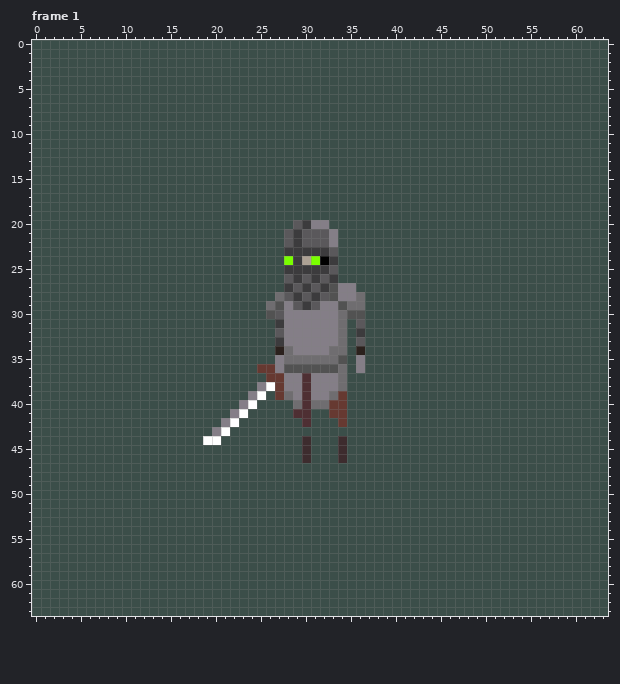
One commit to this pixel-art file: assets/aseprite/skeleton/skeleton_death.ase. Above is the file before it was changed.
64x64 pixels, 7 frames. Colours within 5 levels of each other are drawn and written as one. Shown: frame 1. The commit also changed other frames, which this record leaves out.
And afterwards:
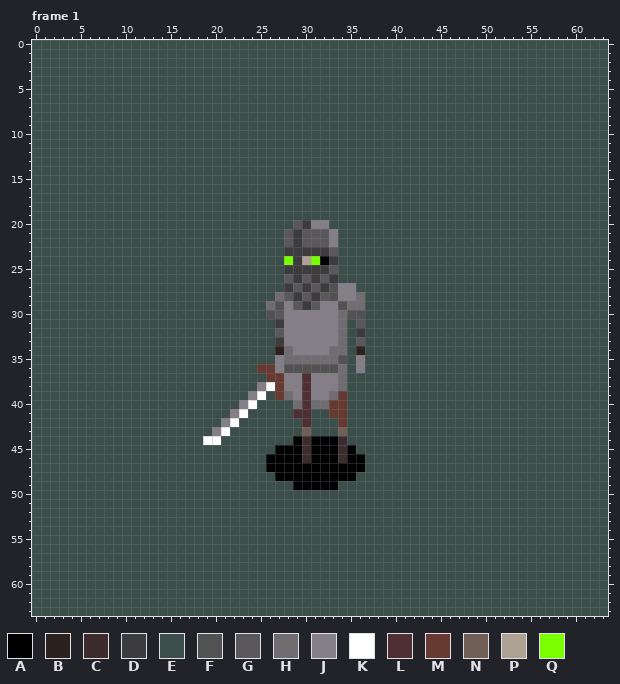
Palette (. is transparent): A #000000  B #2b211d  C #3d2c2e  D #3c3b3d  E #3b4e49  F #525252  G #5a585b  H #6f6d70  J #847e87  K #ffffff  L #4e2f33  M #663931  N #705f57  P #ada194  Q #7aff00
Difference:
layer "shadow" added
layer "body/body" now shown
Frame 1, layers "body/body", "shadow":
Colour A replaces colour E in row 44 at x 29 and 31 to 33; in row 45 at x 27 to 29, 31 to 33 and 35; in row 46 at x 26 to 29, 31 to 33 and 35 to 36; in row 47 at x 26 to 36; in row 48 at x 27 to 35; in row 49 at x 29 to 33.
Colour N replaces colour E in row 43 at x 30 and 34.
Boxes around the changes in both pictures, in picture pixels (x1, y1, x2, y2):
changed: (266, 427, 365, 490)
